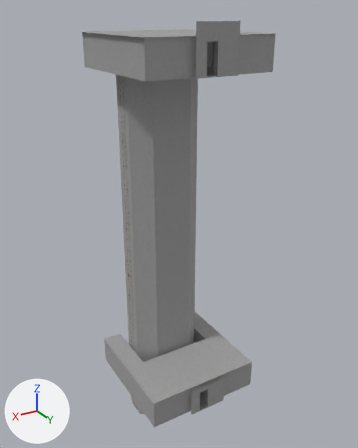
A saved change to the FBX model LD46/Assets/Models/Modular_Building/ElevatorTube.FBX.
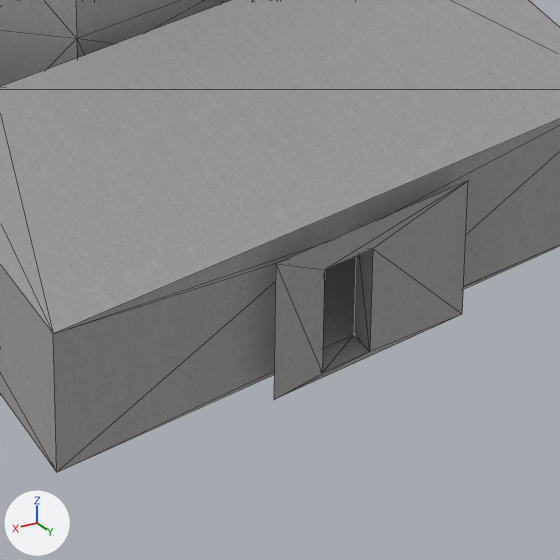
The first picture shows the older version from a 50 mm lens placed at (23.0, 41.6, 22.2), pointed at (-0.8, 2.0, 2.4). The close-ups show both versions on the part from 40% to 67% of the width and 77% to 99% of the height of that picture; other places that the commit changed are outside them. Arrows for +X, +Y and +Z are at lower left; the lights stay in place. The close-ups show mesh edges as thin lines. Objects named as collision shapes, trigger or cutter boxes, shadow casters or lower levels of detail are left out. Where no turn or scale is listed for an object, it has been applied to the vertices. Vertices at the same position are counted once.

The first close-up shows 'ElevatorTube_mesh'.
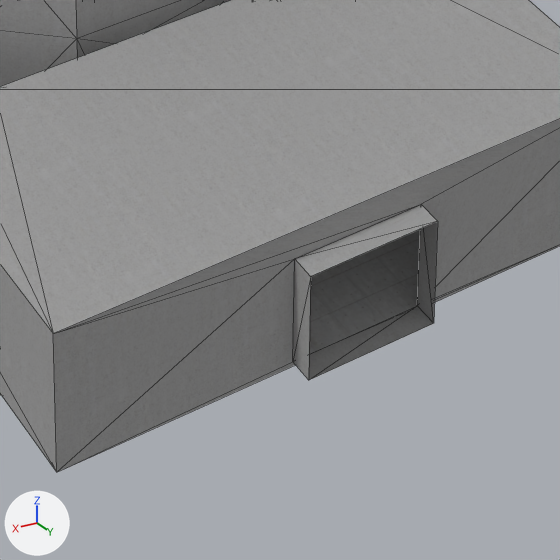
Changed parts and their boxes (x1, y1, x2, y2) in the close-ups (560 x 560 px):
part 1 of me_mesh, cut back: (53, 119, 560, 472) in both

What the commit changed:
me_mesh is used by ob_elevatortube_mesh; location (0.0, 0.0, 0.0).
me_mesh had 642 vertices, 934 faces and spanned x -6.3..6.3, y -3.6..9.0, z -21.5..21.5.
me_mesh now has 638 vertices, 926 faces and spans x -6.3..6.3, y -3.6..9.0, z -21.5..21.5.
Part 1, on me_mesh:
7 vertices are removed from x -2.0..2.0, y 9.0, z -15.5..-12.5.
16 faces are deleted.
5 vertices move from x -2.0..1.0, y 8.5..9.0, z -15.5..-13.1 to x -1.4..1.3, y 8.5..9.0, z -15.4..-13.1.
3 vertices are added at (-1.4, 9.0, -15.4), (1.3, 9.0, -13.1), (1.3, 9.0, -15.4).
8 new faces join them, mat_concretet (picture img_walls_concrete2_jpg).
